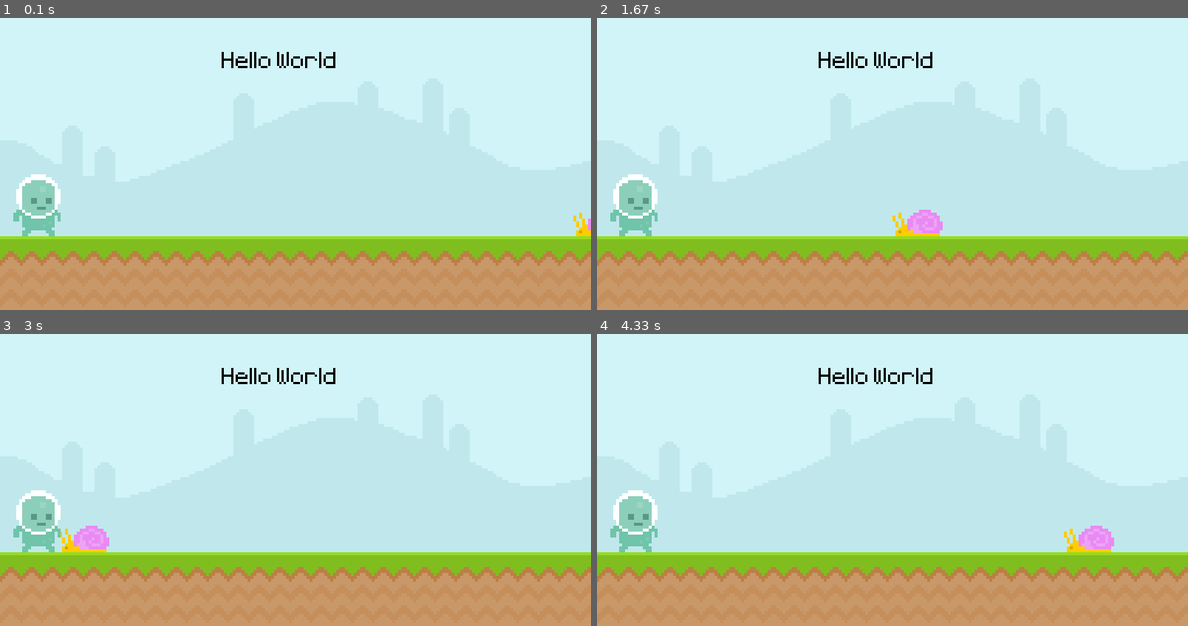
Above: before the commit, frames 1-4 (two rows, left to right).
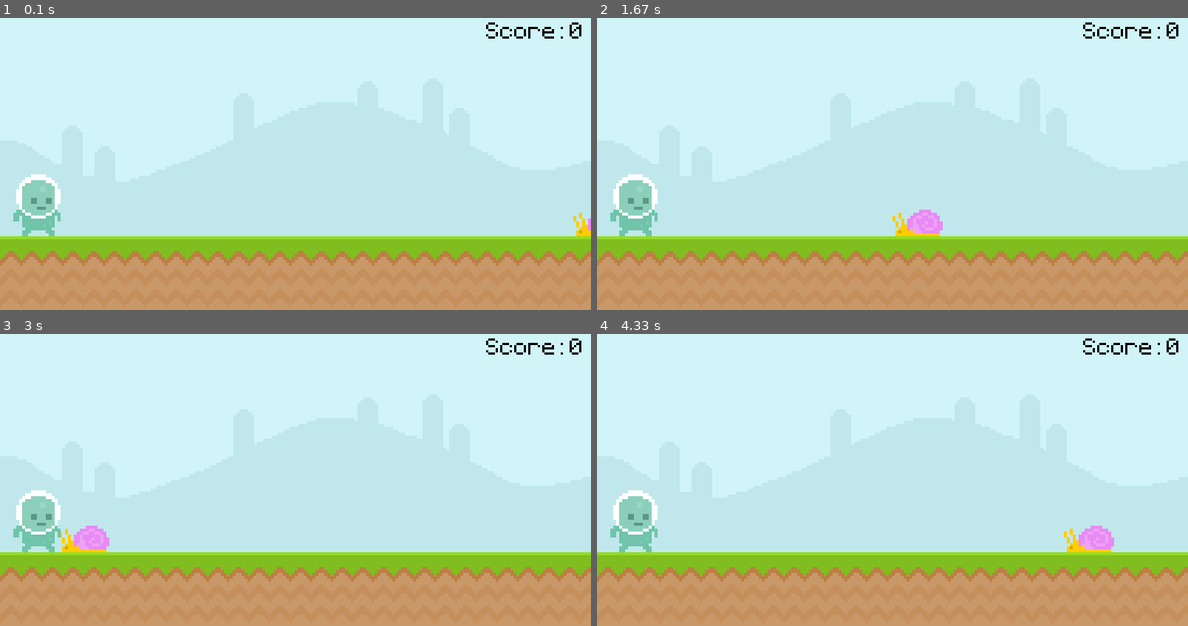
Above: after the commit, the same moments.

Repository: Zain-Khoso/pygame-runner
Game: pygame game, started from main.py
The game is run twice, just before and just after one commit, with the same random seed, the same clock (stepped at 60 frames per second) and the same inputs.
Inputs:
- Up to frame 1 (0.1 s): no input
- Up to frame 2 (1.67 s): no input
- Up to frame 3 (3 s): no input
- Up to frame 4 (4.33 s): no input

The runs differ from the first frame. In frame 1, 0.6% of the frame differs, in the area x 37-99%, y 1-18%; in frame 2, 0.6%; in frame 3, 0.6%; in frame 4, 0.6%.

Commit message:
fix: score text position

Diff:
--- a/main.py
+++ b/main.py
@@ -9,7 +9,9 @@
 
 sky_surf = pygame.image.load("graphics/Sky.png").convert()
 groung_surf = pygame.image.load("graphics/ground.png").convert()
-text_surf = test_font.render("Hello World", False, "Black")
+
+text_surf = test_font.render("Score: 0", False, "Black")
+text_rect = text_surf.get_rect(topright=(790, 10))
 
 snail_surf = pygame.image.load("graphics/snail/snail1.png").convert_alpha()
 snail_rect = snail_surf.get_rect(bottomleft=(800, 300))
@@ -25,7 +27,8 @@
 
     screen.blit(sky_surf, (0, 0))
     screen.blit(groung_surf, (0, 300))
-    screen.blit(text_surf, (300, 50))
+
+    screen.blit(text_surf, text_rect)
 
     snail_rect.x -= 4
     if snail_rect.right <= 0:
